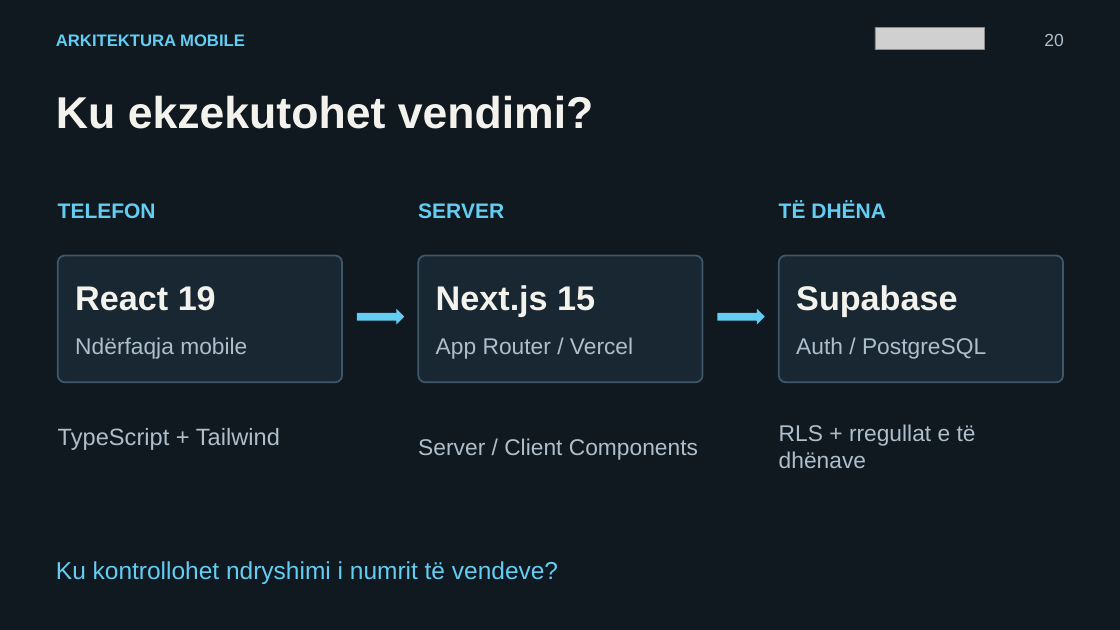
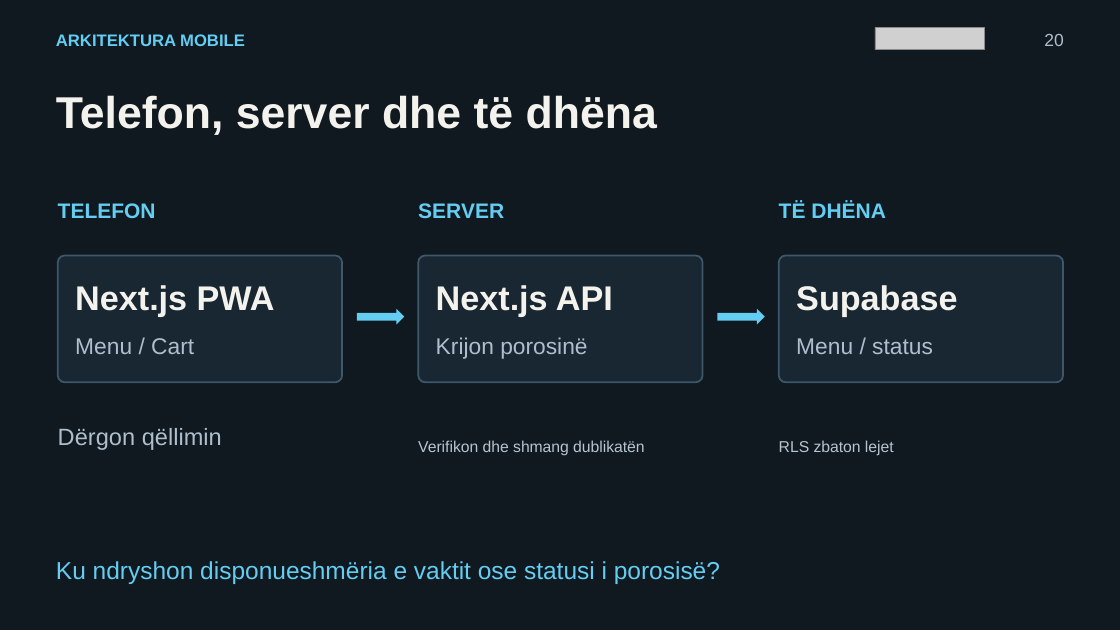
Before and after one commit to arbenl/arbenl.github.io, a slide deck: slide 20 of Jave1_Hyrje_Nextjs_PWA_Copilot_2026.pptx. Drawn at 1120x630 pixels with LibreOffice and Linux fonts; fonts in the diff are those of the drawing; grey boxes stand for pictures. Boxes give left, top, right and bottom in pixels: in the first picture for what was removed or moved away, otherwise in the second. Text is boxed around its words. In the diff, an @@ line names an element or a change of style, - is before the commit and + after.

```diff
--- a/Jave1_Hyrje_Nextjs_PWA_Copilot_2026.pptx
+++ b/Jave1_Hyrje_Nextjs_PWA_Copilot_2026.pptx
@@ text at box(56, 95, 657, 135): text changed @@
-Ku ekzekutohet vendimi?
+Telefon, server dhe të dhëna
@@ text at box(75, 285, 275, 317): text changed @@
-React 19
+Next.js PWA
@@ text at box(436, 285, 613, 317): text changed @@
-Next.js 15
+Next.js API
@@ text at box(75, 338, 194, 354): text changed @@
-Ndërfaqja mobile
+Menu / Cart
@@ text at box(436, 337, 587, 359): text changed @@
-App Router / Vercel
+Krijon porosinë
@@ text at box(796, 338, 933, 354): text changed @@
-Auth / PostgreSQL
+Menu / status
@@ text at box(58, 428, 222, 450): text changed @@
-TypeScript + Tailwind
+Dërgon qëllimin
@@ text at box(418, 440, 644, 455): text changed; size 19.5 to 13.5 pt; text colour #AEBFCB to #B6C5CE @@
-Server / Client Components
+Verifikon dhe shmang dublikatën
@@ text at box(779, 440, 894, 456): text changed; size 19.5 to 13.5 pt; text colour #AEBFCB to #B6C5CE @@
-RLS + rregullat e të dhënave
+RLS zbaton lejet
@@ text at box(56, 561, 720, 584): text changed @@
-Ku kontrollohet ndryshimi i numrit të vendeve?
+Ku ndryshon disponueshmëria e vaktit ose statusi i porosisë?
```
Also in this commit, not shown: 18 other slides changed, 2 slides added, 2 slides removed, 3 other files.
